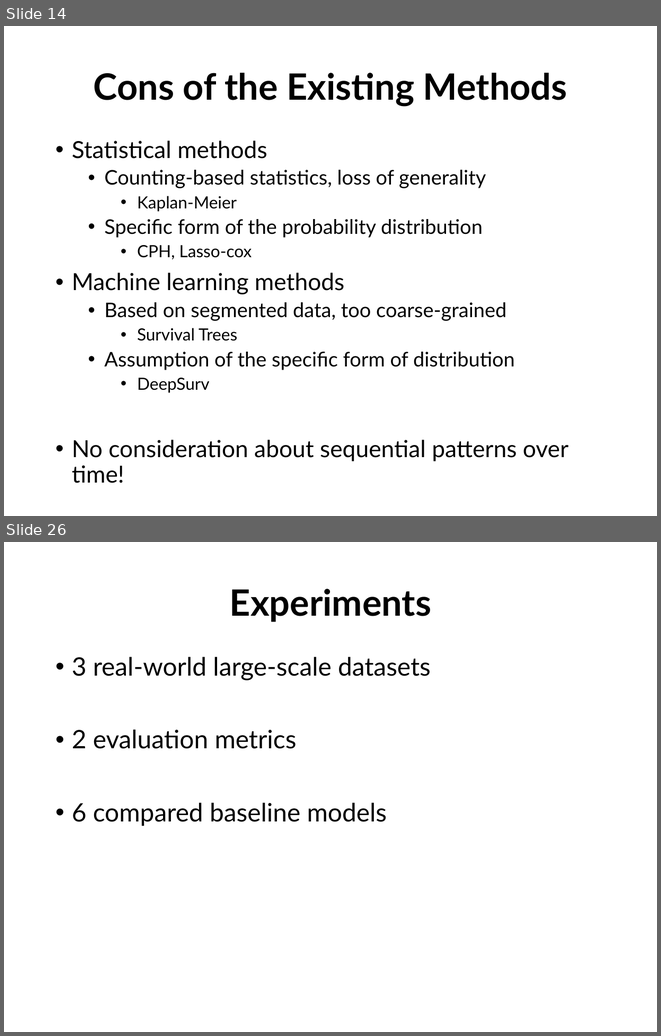
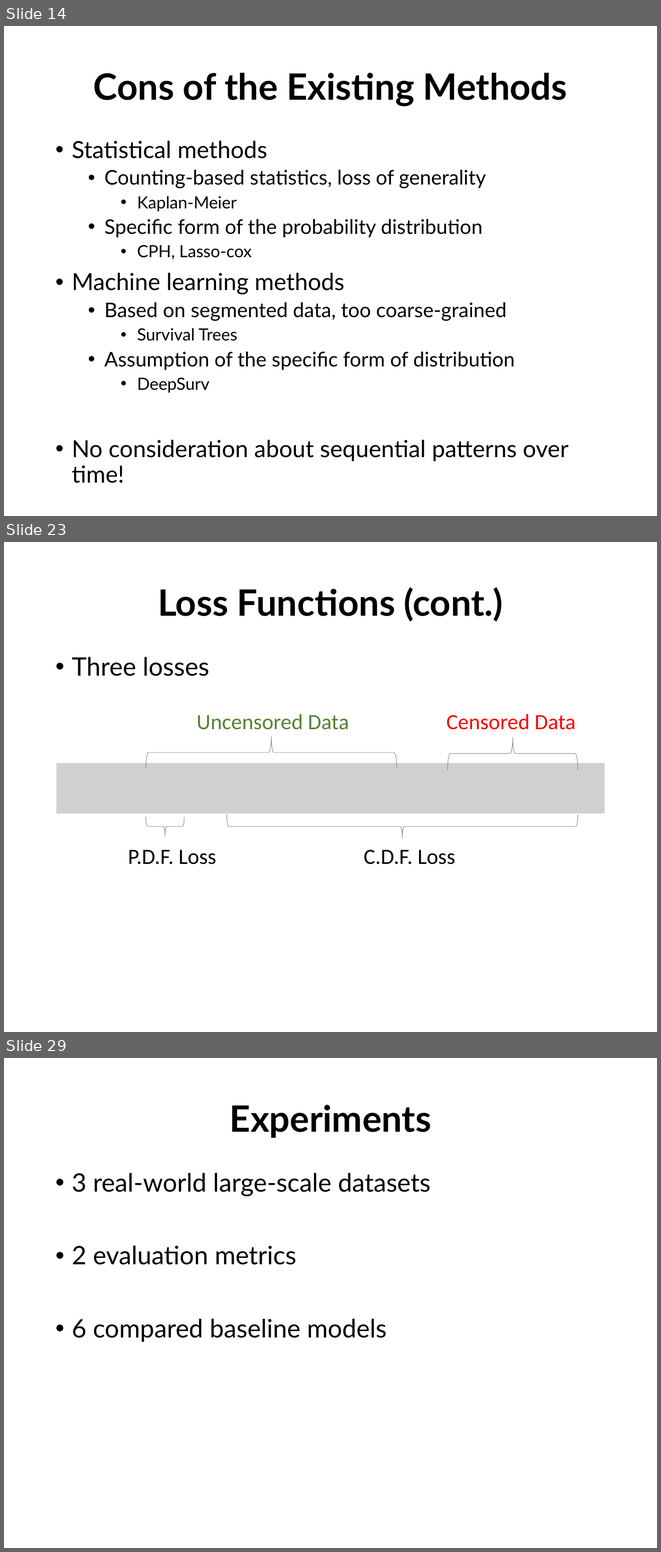
Before and after one commit to rk2900/DRSA, a slide deck: deep-recurrent-survival-analysis.pptx. Shown one above the other, each under a label of ours: slides 14 and 26 before the commit, slides 14, 23 and 29 after it; the slides between them are not shown. The pictures are 661x1036 and 661x1552 pixels, drawn with LibreOffice and Linux fonts; fonts in the diff are those of the drawing; grey boxes stand for pictures; background and template pictures are left out. Boxes give left, top, right and bottom in pixels: in the first picture for what was removed or moved away, otherwise in the second. Text is boxed around its words. In the diff, an @@ line names an element or a change of style, - is before the commit and + after.

```diff
--- a/deep-recurrent-survival-analysis.pptx
+++ b/deep-recurrent-survival-analysis.pptx
@@ slide 23 added at [4,542,657,1032], background #FFFFFF @@
@@ title added at [158,587,503,622], 40 pt, text #000000, bold @@
+Loss Functions (cont.)
@@ text added at [72,656,210,676], 28 pt, text #000000 @@
+• Three losses
@@ text added at [196,714,349,730], 24 pt, text #548235 @@
+Uncensored Data
@@ text added at [447,714,575,730], 24 pt, text #FF0000 @@
+Censored Data
@@ left brace added at [146,736,396,769], outline #808080 0.5 pt @@
@@ left brace added at [448,737,578,770], outline #808080 0.5 pt @@
@@ picture added at [56,762,604,813] @@
@@ left brace added at [146,817,184,836], outline #808080 0.5 pt @@
@@ left brace added at [227,814,578,838], outline #808080 0.5 pt @@
@@ text added at [128,849,216,864], 24 pt, text #000000 @@
+P.D.F. Loss
@@ text added at [364,849,455,864], 24 pt, text #000000 @@
+C.D.F. Loss
@@ what was slide 26 is now slide 29 @@
```
Also in this commit, not shown: 10 slides changed, 5 other slides added, 3 slides removed.
